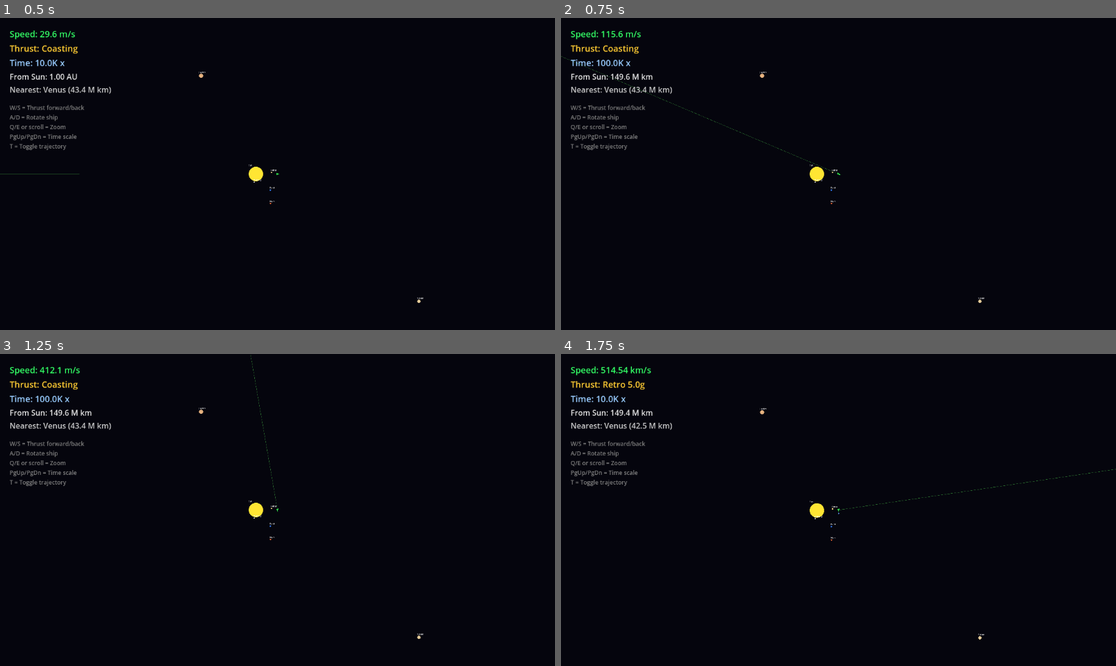
Above: before the commit, frames 1-4 (two rows, left to right).
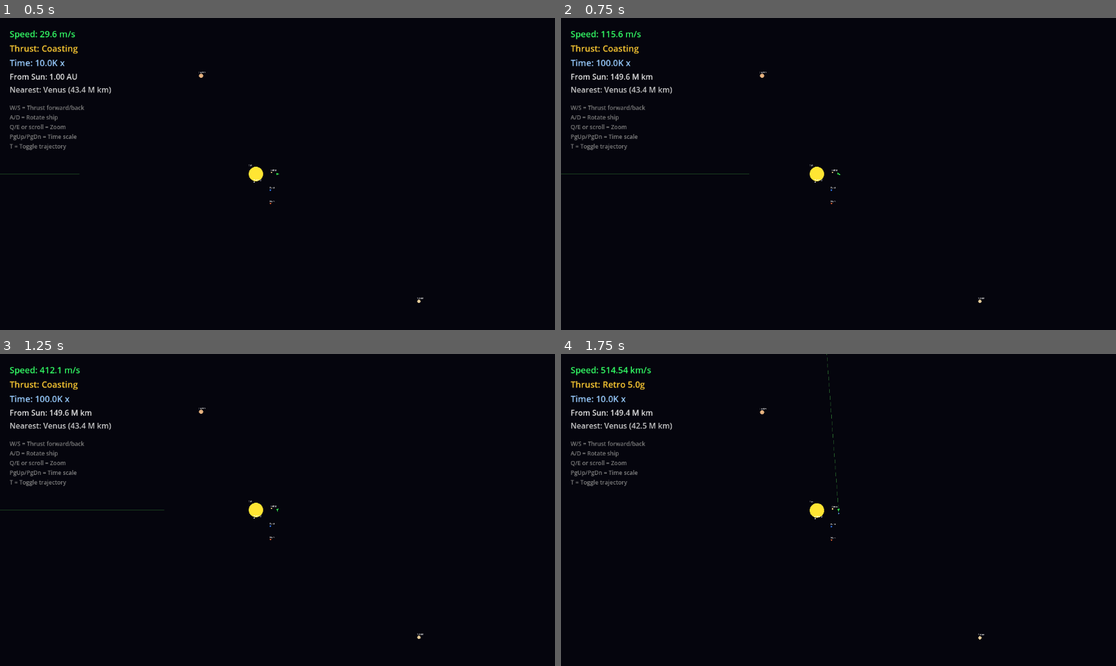
Above: after the commit, the same moments.

Repository: jwodea/bobtest
Game: Godot game, scene res://solar_system.tscn
The game is run twice, just before and just after one commit, with the same random seed, the same clock (stepped at 60 frames per second) and the same inputs.
Inputs (mouse positions are in pixels of both pictures, inside the frame that each line leads up to):
- Up to frame 1 (0.5 s): no input
- Up to frame 2 (0.75 s): move the mouse to (960, 158) at 0.52 s; hold D (rotate_right) from 0.53 s (still down); tap Page Down (time_faster) at 0.6 s; click (960, 158) at 0.67 s
- Up to frame 3 (1.25 s): keep holding D (rotate_right)
- Up to frame 4 (1.75 s): move the mouse to (727, 525) at 1.27 s; release D (rotate_right) at 1.28 s; hold S (thrust_backward) from 1.28 s (still down); tap Page Up (time_slower) at 1.35 s

Frame 1 is identical in both runs. In frame 2, 0.2% of the frame differs, in the area x 0-50%, y 12-51%; in frame 3, 0.1%; in frame 4, 0.1%.

Commit message:
Fix trajectory line to not rotate with ship
- Move TrajectoryLine from Player child to SolarSystem child
- Use world coordinates for trajectory points
- Trajectory now stays fixed in space, independent of ship rotation

Diff:
--- a/player.gd
+++ b/player.gd
@@ -15,11 +15,11 @@
 var thrust_direction := Vector2.RIGHT  # Direction ship is facing
 var show_trajectory := true  # Toggle trajectory line
 
-# Reference to solar system for time scale
+# Reference to solar system for time scale and trajectory
 @onready var solar_system: Node2D = get_parent()
 @onready var thrust_flame: Polygon2D = $ThrustFlame
 @onready var retro_flame: Polygon2D = $RetroFlame
-@onready var trajectory_line: Line2D = $TrajectoryLine
+@onready var trajectory_line: Line2D = get_node_or_null("../TrajectoryLine")
 
 func _ready():
 	# Initialize ship facing direction from rotation
@@ -100,12 +100,12 @@
 		return
 
 	# Predict future positions with gravity simulation
+	# Line is in world space (child of SolarSystem, not Player)
 	var points := PackedVector2Array()
-	points.append(Vector2.ZERO)  # Start at ship position (local coords)
+	points.append(position)  # Start at current ship position (world coords)
 
 	var sim_velocity = velocity_km_s
-	var sim_position_world = position  # World position for gravity calc
-	var sim_position_local = Vector2.ZERO  # Local position for drawing
+	var sim_position = position  # World position
 
 	# Simulate future trajectory with gravity
 	# Need long simulation to see orbital curvature (Earth orbit = 365 days)
@@ -116,18 +116,16 @@
 	for i in range(num_steps):
 		# Apply gravity at current simulated position
 		if solar_system and solar_system.has_method("get_gravity_at"):
-			var gravity_accel = solar_system.get_gravity_at(sim_position_world)
+			var gravity_accel = solar_system.get_gravity_at(sim_position)
 			sim_velocity += gravity_accel * step_time
 
 		# Move based on velocity
 		var vel_units = sim_velocity / KM_PER_UNIT
-		var delta_pos = vel_units * step_time
-		sim_position_world += delta_pos
-		sim_position_local += delta_pos
+		sim_position += vel_units * step_time
 
 		# Add point every few steps to keep line smooth
 		if i % 4 == 0:
-			points.append(sim_position_local)
+			points.append(sim_position)
 
 	trajectory_line.points = points
 
--- a/solar_system.tscn
+++ b/solar_system.tscn
@@ -8,13 +8,13 @@
 [node name="SolarSystem" type="Node2D"]
 script = ExtResource("1_solar")
 
+[node name="TrajectoryLine" type="Line2D" parent="."]
+width = 2.0
+default_color = Color(0.3, 0.8, 0.3, 0.5)
+
 [node name="Player" type="Node2D" parent="."]
 position = Vector2(149.6, 0)
 script = ExtResource("2_player")
-
-[node name="TrajectoryLine" type="Line2D" parent="Player"]
-width = 2.0
-default_color = Color(0.3, 0.8, 0.3, 0.5)
 
 [node name="Ship" type="Polygon2D" parent="Player"]
 color = Color(0.2, 0.9, 0.3, 1)
